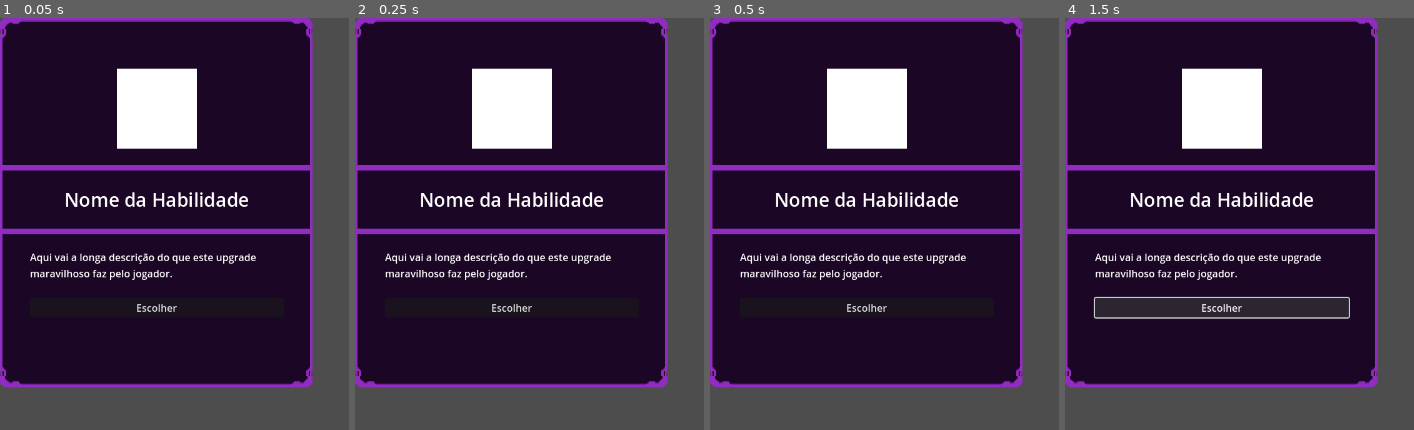
Above: before the commit, frames 1-4 (left to right).
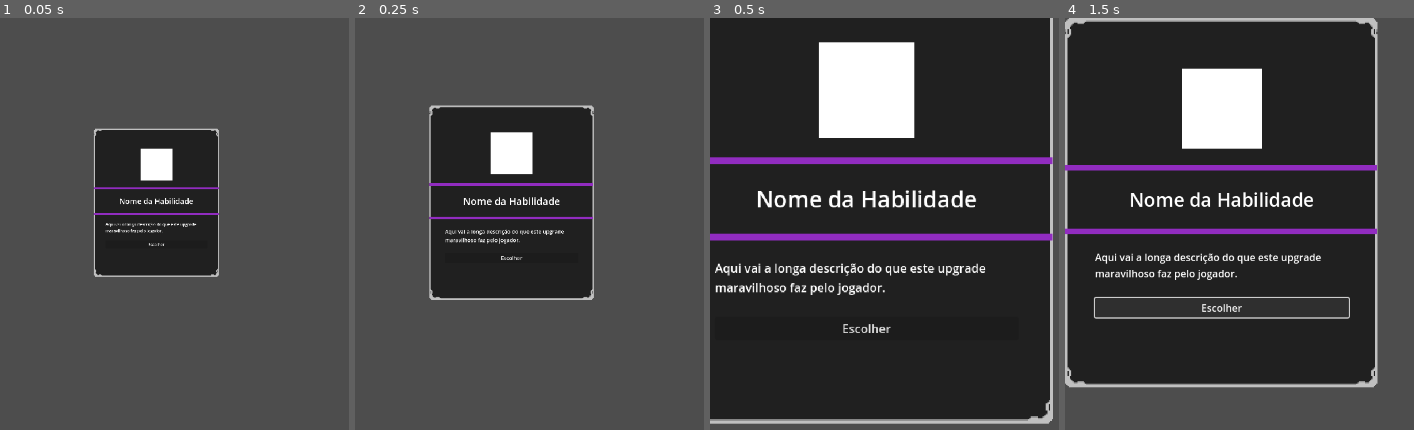
Above: after the commit, the same moments.

Repository: Da6-Dev/D3-Future-Survivor
Game: Godot game, scene res://Scenes/ui/upgrade_card.tscn
Same seed, same stepped clock (60 frames per second), same inputs: the game is played once before the commit and once after it. This scene is started directly instead of the project's main scene.
Inputs:
- Up to frame 1 (0.05 s): no input
- Up to frame 2 (0.25 s): no input
- Up to frame 3 (0.5 s): no input
- Up to frame 4 (1.5 s): tap Enter at 0.5 s; hold D (move_right) 0.53-1.25 s; click "Escolher" at 1.25 s

The runs differ from the first frame. In frame 1, 79% of the frame differs, in the area x 0-90%, y 0-90%; in frame 2, 79%; in frame 3, 85%, in the area x 0-99%, y 0-99%; in frame 4, 67%.

Commit message:
Sons e algumas correções

Diff:
--- a/Scenes/player/player.tscn
+++ b/Scenes/player/player.tscn
@@ -1,7 +1,8 @@
-[gd_scene load_steps=22 format=3 uid="uid://bxcm1viko0bc2"]
+[gd_scene load_steps=23 format=3 uid="uid://bxcm1viko0bc2"]
 
 [ext_resource type="Script" uid="uid://ckdivkb1dvitb" path="res://Scripts/player/player.gd" id="1_v0iea"]
 [ext_resource type="Texture2D" uid="uid://cv2w6dgxak7of" path="res://Art/Sprites/Player/ROBO_WITHOUT HANDS.png" id="2_eo61r"]
+[ext_resource type="AudioStream" uid="uid://d76uktuhl4c7" path="res://Art/Sounds/OriginalSFX/CollectSound.wav" id="3_mxepk"]
 
 [sub_resource type="AtlasTexture" id="AtlasTexture_mxepk"]
 atlas = ExtResource("2_eo61r")
@@ -190,4 +191,7 @@
 position = Vector2(0, 3)
 shape = SubResource("CapsuleShape2D_eo61r")
 
+[node name="ColllectSound" type="AudioStreamPlayer" parent="."]
+stream = ExtResource("3_mxepk")
+
 [connection signal="area_entered" from="CollectionArea" to="." method="_on_collection_area_area_entered"]
--- a/Scripts/Skills/base_ability.gd
+++ b/Scripts/Skills/base_ability.gd
@@ -41,7 +41,7 @@
 
 # _ready() agora só chama a função de setup da habilidade filha
 func _ready() -> void:
-	player = get_owner()
+	player = get_tree().get_first_node_in_group("player")
 	_ability_ready() # Chama a função que pode ser sobrescrita
 
 # Função vazia para ser sobrescrita pelas habilidades filhas
--- a/Scripts/player/player.gd
+++ b/Scripts/player/player.gd
@@ -26,6 +26,7 @@
 
 @onready var collision_shape: CollisionShape2D = $PhysicalCollision
 @onready var invincibility_timer: Timer = $InvincibilityTimer
+@onready var collect_sound : AudioStreamPlayer = $ColllectSound
 
 var active_abilities: Dictionary[StringName, BaseAbility] = {}
 var active_passives: Dictionary = {}
@@ -373,6 +374,7 @@
 
 func add_xp(amount: float) -> void:
 	current_xp += amount
+	collect_sound.play(0)
 	while current_xp >= xp_to_next_level:
 		level_up()
 	xp_changed.emit(current_xp, xp_to_next_level)
--- a/Scripts/ui/upgrade_card.gd
+++ b/Scripts/ui/upgrade_card.gd
@@ -7,12 +7,19 @@
 @onready var ability_name_label: Label = $VBoxContainer/AbilityNameLabel
 @onready var description_label: Label = $VBoxContainer/DescriptionLabel
 @onready var choose_button: Button = $VBoxContainer/ChooseButton
+var spawn_tween : Tween
 
 var _upgrade_data: AbilityUpgrade
 
 func _ready() -> void:
 	# Conecta o sinal "pressed" do botão a uma função neste script.
 	choose_button.pressed.connect(_on_choose_button_pressed)
+	pivot_offset = get_rect().size / 2
+
+	spawn_tween = create_tween()
+	spawn_tween.tween_property(self,"scale",Vector2(1.2,1.2),0.6).from(Vector2(0.4,0.4)).set_trans(Tween.TRANS_EXPO)
+	spawn_tween.tween_property(self,"scale",Vector2(1,1),0.1).set_ease(Tween.EASE_IN_OUT)
+	spawn_tween.play()
 
 # Função pública para popular a carta com os dados de um upgrade.
 func display_upgrade(upgrade: AbilityUpgrade) -> void:
Binary file changed: Art/HUD-UI/PanelContainer.png
Not shown, added: Art/Sounds/OriginalSFX/CollectSound.wav.import
Not shown, added: Art/Sounds/OriginalSFX/ExplosionSFX.wav.import
Not shown, added: Art/Sounds/OriginalSFX/CollectSound.wav
Not shown, added: Art/Sounds/OriginalSFX/ExplosionSFX.wav
